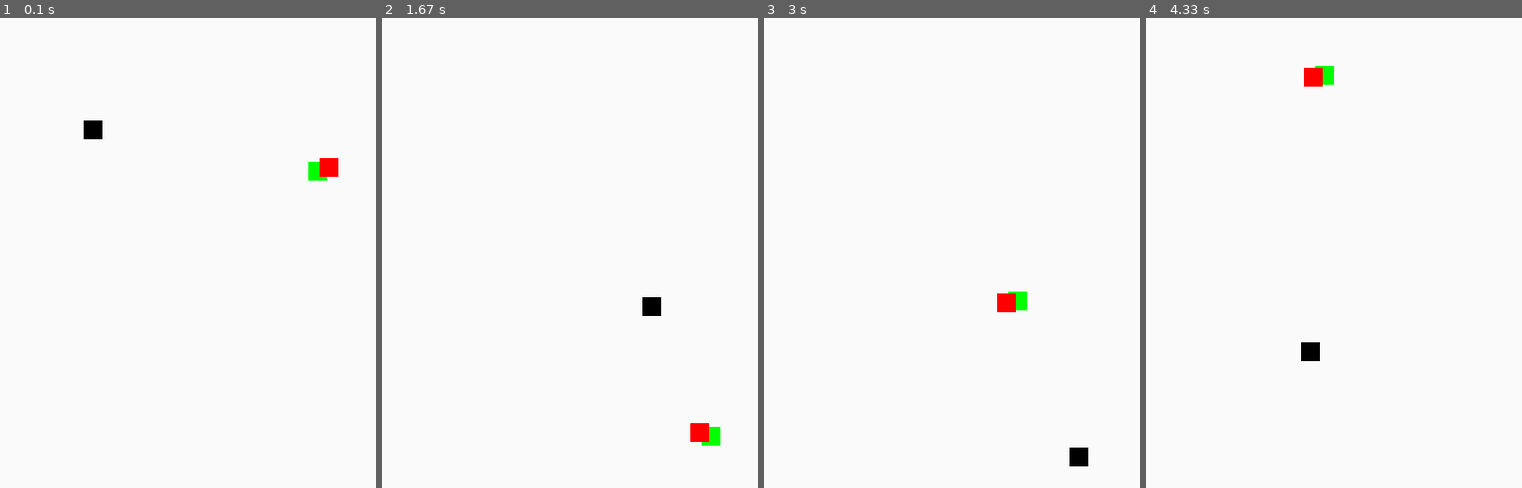
Above: before the commit, frames 1-4 (left to right).
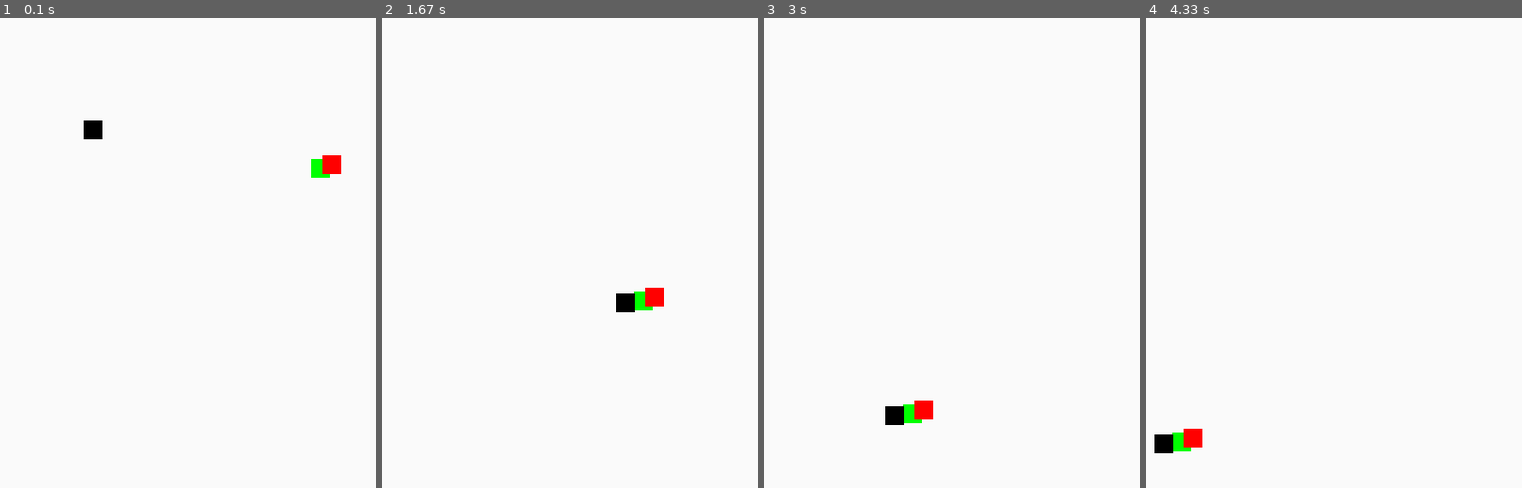
Above: after the commit, the same moments.

Repository: alexandroid000/self-assembly
Game: pygame game, started from weaselbot_sim/sandbox.py
The game is run twice, just before and just after one commit, with the same random seed, the same clock (stepped at 60 frames per second) and the same inputs.
Inputs:
- Up to frame 1 (0.1 s): no input
- Up to frame 2 (1.67 s): no input
- Up to frame 3 (3 s): no input
- Up to frame 4 (4.33 s): no input

The runs differ from the first frame. In frame 1, 0.2% of the frame differs, in the area x 82-91%, y 29-35%; in frame 2, 0.9%; in frame 3, 1.1%, in the area x 32-87%, y 58-96%; in frame 4, 1.1%.

Commit message:
merged collision works (kinda)!

Diff:
--- a/weaselbot_sim/sandbox.py
+++ b/weaselbot_sim/sandbox.py
@@ -101,12 +101,9 @@
             #makes sure they're not the same object and if collision has previously occured
             if i == j:
                 break;
-            elif (i.merged == True and j.merged == True):
-                j.movement()
-                i.movement()
-                break;
             bot1 = i
             bot2 = j
+            # All this is error checking to make sure it doesn't bounce outside screen
             if(bot1.x0pos + bot1._width == bot2.x0pos):
                 bot1.y0pos = bot2.y0pos
                 bot2.wscreen = bot2.wscreen - bot2._width
@@ -119,16 +116,12 @@
             elif(bot2.y0pos + bot2._height == bot1.y0pos):
                 bot2.x0pos = bot1.x0pos
                 bot1.hscreen = bot1.hscreen - bot1._height
-            bot1.movex = bot2.movex
+            bot2.movex = bot1.movex
             bot2.movey = bot1.movey
             bot1.collision = False
             bot2.collision = False
             bot1.merged = True
             bot2.merged = True
-
-def merge_move(bot1, bot2):
-    pass
-
 def main():
     pygame.init()
     screen = pygame.display.set_mode((400, 500))
